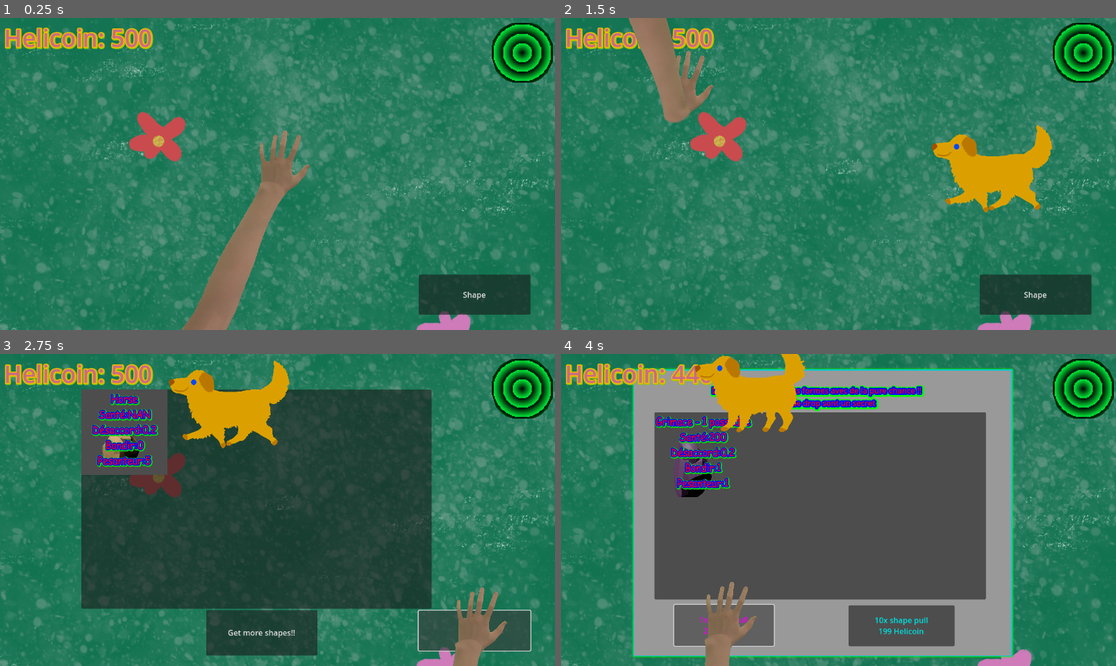
Above: before the commit, frames 1-4 (two rows, left to right).
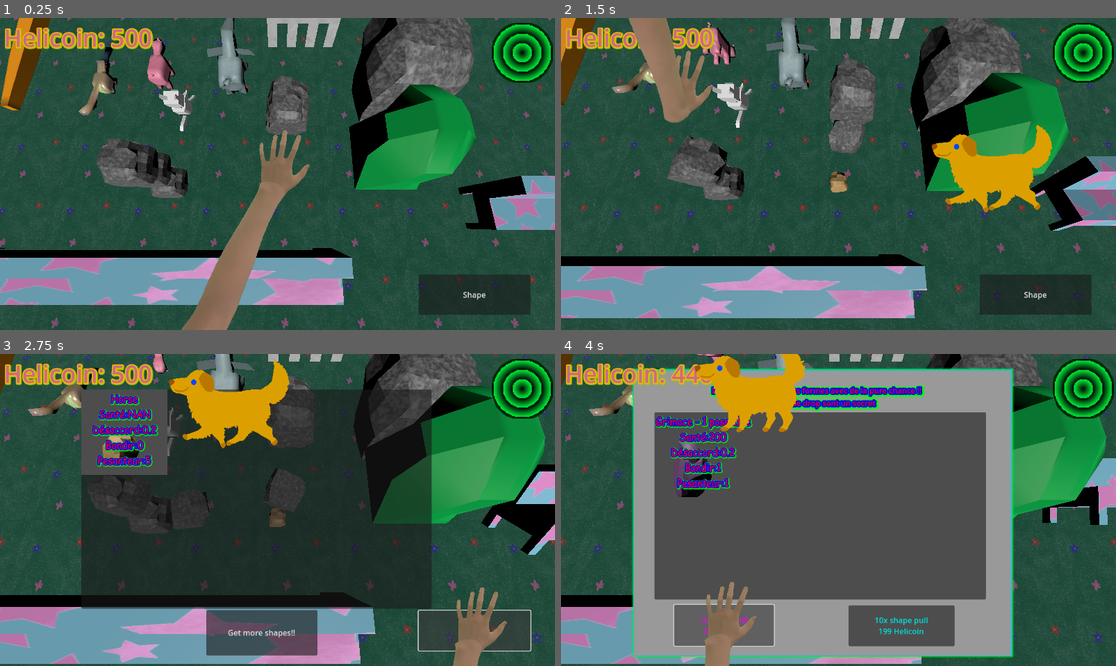
Above: after the commit, the same moments.

Repository: JAco9307/ShapeEscape
Game: Godot game, scene res://Main.tscn
Same seed, same stepped clock (60 frames per second), same inputs: the game is played once before the commit and once after it.
Inputs:
- Up to frame 1 (0.25 s): no input
- Up to frame 2 (1.5 s): click "Shape" at 0.5 s; click "Horse Santé:NAN Désaccord:0.2…" at 1.25 s
- Up to frame 3 (2.75 s): click "Shape" at 2 s
- Up to frame 4 (4 s): click "Get more shapes!!" at 2.75 s; click "1x shape pull 20 Helicoin" at 3.5 s

The runs differ from the first frame. In frame 1, 91% of the frame differs, in the area x 0-100%, y 0-100%; in frame 2, 89%; in frame 3, 59%; in frame 4, 34%.
Error after the commit: Invalid access to property or key 'shape' on a base object of type 'null instance'. (res://Surfaces/floor.gd:7)

Commit message:
floorgood

Diff:
--- a/Levels/Level.tscn
+++ b/Levels/Level.tscn
@@ -8,7 +8,7 @@
 [node name="Level" type="Sprite3D"]
 
 [node name="Floor" parent="." instance=ExtResource("1_acdnu")]
-transform = Transform3D(0.15, 0, 0, 0, 1, 0, 0, 0, 0.47, 0, 0, 0)
+transform = Transform3D(0.15, 0, 0, 0, 1, 0, 0, 0, 1, 0, 0, 0)
 
 [node name="MainUi" parent="." instance=ExtResource("2_wbw1h")]
 
--- a/Main.tscn
+++ b/Main.tscn
@@ -35,9 +35,6 @@
 [node name="HauntedMansion" parent="." instance=ExtResource("6_3dxm6")]
 transform = Transform3D(1, 0, 0, 0, 1, 0, 0, 0, 1, -149.584, -0.689379, -1.69503)
 
-[node name="Floor" parent="." instance=ExtResource("6_lgr22")]
-transform = Transform3D(-1, 8.74228e-08, 0, -8.74228e-08, -1, 0, 0, 0, 1, 0.0488815, -0.757728, -1.82727)
-
 [node name="Raccoon" parent="." instance=ExtResource("7_lgr22")]
 transform = Transform3D(1, 0, 0, 0, 1, 0, 0, 0, 1, -55.0482, 0.242264, 11.5166)
 
@@ -68,7 +65,7 @@
 transform = Transform3D(1, 0, 0, 0, 1, 0, 0, 0, 1, -41.2852, 4.36122, -36.889)
 
 [node name="Bench2" parent="." instance=ExtResource("12_5tuhn")]
-transform = Transform3D(1, 0, 0, 0, 1, 0, 0, 0, 1, -32.8433, 3.21889, 15.8433)
+transform = Transform3D(1, 0, 0, 0, 1, 0, 0, 0, 1, -32.8433, 3.21889, 14.7129)
 
 [node name="Carrot" parent="." instance=ExtResource("13_2gh4u")]
 transform = Transform3D(1, 0, 0, 0, 1, 0, 0, 0, 1, -107.192, 3.1939, 37.7684)
@@ -88,4 +85,8 @@
 [node name="Elephant" parent="." instance=ExtResource("18_mxvw5")]
 transform = Transform3D(1, 0, 0, 0, 1, 0, 0, 0, 1, -60.879, 5.41054, 3.37174)
 
+[node name="Floor" parent="." instance=ExtResource("6_lgr22")]
+transform = Transform3D(1, 0, 0, 0, 1, 0, 0, 0, 1, -73.921, 0, 0)
+scaleZ = 200
+
 [connection signal="hpupdate" from="Player" to="MainUi" method="_on_player_hpupdate"]
--- a/Surfaces/Floor.tscn
+++ b/Surfaces/Floor.tscn
@@ -1,28 +1,33 @@
-[gd_scene load_steps=5 format=3 uid="uid://g5m48diqvglc"]
+[gd_scene load_steps=7 format=3 uid="uid://g5m48diqvglc"]
 
 [ext_resource type="Texture2D" uid="uid://dh5bbkqjb741n" path="res://Textures/grass-texture2.png" id="1_jm8jd"]
-[ext_resource type="PackedScene" uid="uid://dsnjvhgbpuld0" path="res://locations/stage.glb" id="1_y6dek"]
+[ext_resource type="Script" uid="uid://cofn84w0xhtrd" path="res://Surfaces/floor.gd" id="1_l1jxy"]
 
 [sub_resource type="PhysicsMaterial" id="PhysicsMaterial_y6dek"]
 
 [sub_resource type="BoxShape3D" id="BoxShape3D_jm8jd"]
-size = Vector3(152.307, 2, 151.213)
+size = Vector3(200, 2, 200)
+
+[sub_resource type="StandardMaterial3D" id="StandardMaterial3D_jm8jd"]
+albedo_color = Color(0.695503, 0.695503, 0.695503, 1)
+albedo_texture = ExtResource("1_jm8jd")
+uv1_scale = Vector3(20, 20, 20)
+
+[sub_resource type="PlaneMesh" id="PlaneMesh_l1jxy"]
+material = SubResource("StandardMaterial3D_jm8jd")
+size = Vector2(200, 200)
 
 [node name="Floor" type="Node3D"]
+script = ExtResource("1_l1jxy")
+scaleX = 200
+scaleZ = 300
 
 [node name="StaticBody3D" type="StaticBody3D" parent="."]
 physics_material_override = SubResource("PhysicsMaterial_y6dek")
 
 [node name="CollisionShape3D" type="CollisionShape3D" parent="StaticBody3D"]
-transform = Transform3D(1, 0, 0, 0, 1, 0, 0, 0, 1, -0.265808, 0, 0.487366)
+transform = Transform3D(1, 0, 0, 0, 1, 0, 0, 0, 1, 0, -1, 0)
 shape = SubResource("BoxShape3D_jm8jd")
 
-[node name="TextureRect" type="TextureRect" parent="StaticBody3D"]
-offset_right = 1979.0
-offset_bottom = 1933.0
-texture = ExtResource("1_jm8jd")
-stretch_mode = 1
-
-[node name="stage" parent="." instance=ExtResource("1_y6dek")]
-
-[editable path="stage"]
+[node name="MeshInstance3D" type="MeshInstance3D" parent="StaticBody3D"]
+mesh = SubResource("PlaneMesh_l1jxy")
--- /dev/null
+++ b/Surfaces/floor.gd
@@ -0,0 +1,15 @@
+@tool
+extends Node3D
+
+@export var scaleX: int:
+	set(new_resource):
+		scaleX = new_resource
+		$StaticBody3D/CollisionShape3D.shape.size.x = scaleX
+		$StaticBody3D/MeshInstance3D.mesh.size.x = scaleX
+
+
+@export var scaleZ: int:
+	set(new_resource):
+		scaleZ = new_resource
+		$StaticBody3D/CollisionShape3D.shape.size.z = scaleZ
+		$StaticBody3D/MeshInstance3D.mesh.size.y = scaleZ
--- /dev/null
+++ b/models/Player/level.tscn
@@ -0,0 +1,8 @@
+[gd_scene load_steps=2 format=3 uid="uid://cybr5s3by7t4h"]
+
+[ext_resource type="PackedScene" uid="uid://bgn7g0gfx5hom" path="res://Levels/Level.tscn" id="1_lsosp"]
+
+[node name="Level" instance=ExtResource("1_lsosp")]
+
+[node name="Floor" parent="." index="0"]
+transform = Transform3D(1, 0, 0, 0, -1, 4.10887e-08, 0, -8.74228e-08, -0.47, 0, 0, 0)
--- a/project.godot
+++ b/project.godot
@@ -21,7 +21,6 @@
 
 [debug]
 
-shapes/navigation/geometry_edge_color=Color(0, 0.884342, 0.888461, 1)
 shapes/navigation/geometry_face_color=Color(0.501961, 1, 1, 0.737255)
 
 [input]
Not shown, added: Surfaces/floor.gd.uid
